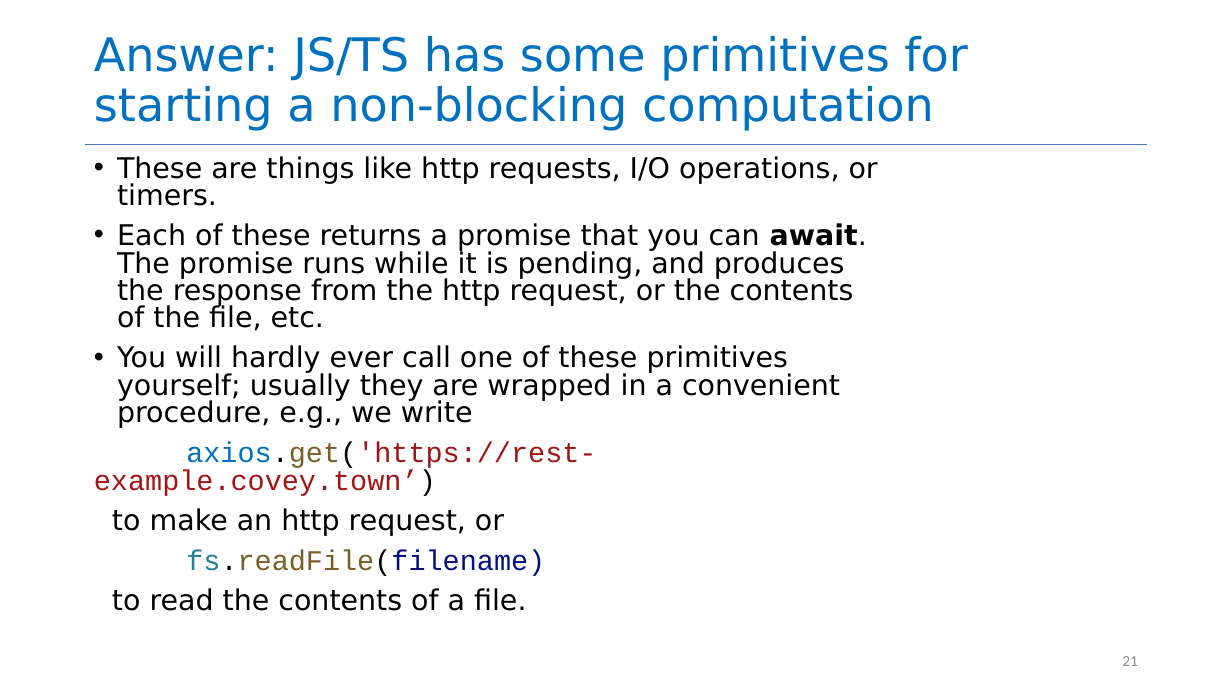
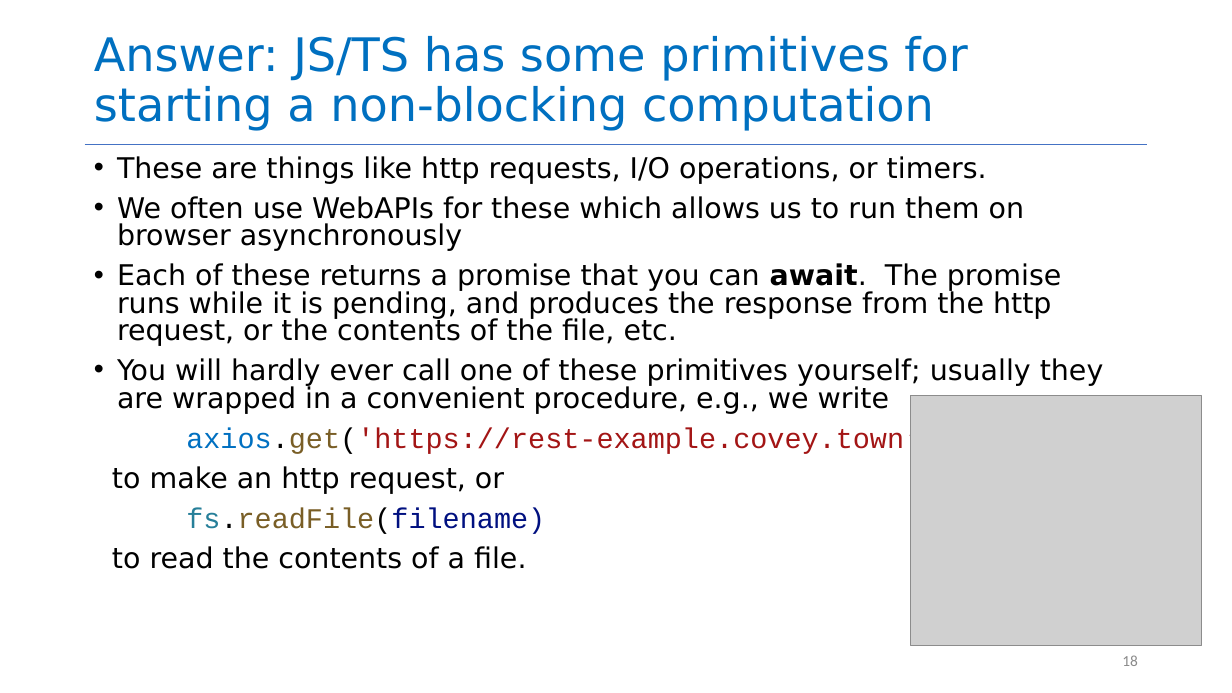
Before and after one commit to neu-se/CS4530-Fall-2024, a slide deck: slide 18 of Slides/Module 06 Concurrency Patterns in Typescript.pptx (slide 21 before the commit). Drawn at 1232x693 pixels with LibreOffice and Linux fonts; fonts in the diff are those of the drawing; grey boxes stand for pictures. Boxes give left, top, right and bottom in pixels: in the first picture for what was removed or moved away, otherwise in the second. Text is boxed around its words. In the diff, an @@ line names an element or a change of style, - is before the commit and + after.

```diff
--- a/Slides/Module 06 Concurrency Patterns in Typescript.pptx
+++ b/Slides/Module 06 Concurrency Patterns in Typescript.pptx
@@ text at [117,196,1024,251]: paragraph added @@
+• We often use WebAPIs for these which allows us to run them on browser asynchronously
@@ picture added at [910,396,1202,646] @@
@@ page number at [1122,655,1138,666]: text changed @@
-21
+18
```
Also in this commit, not shown: 6 other slides changed, 3 slides added, 5 slides removed, 1 other file.
